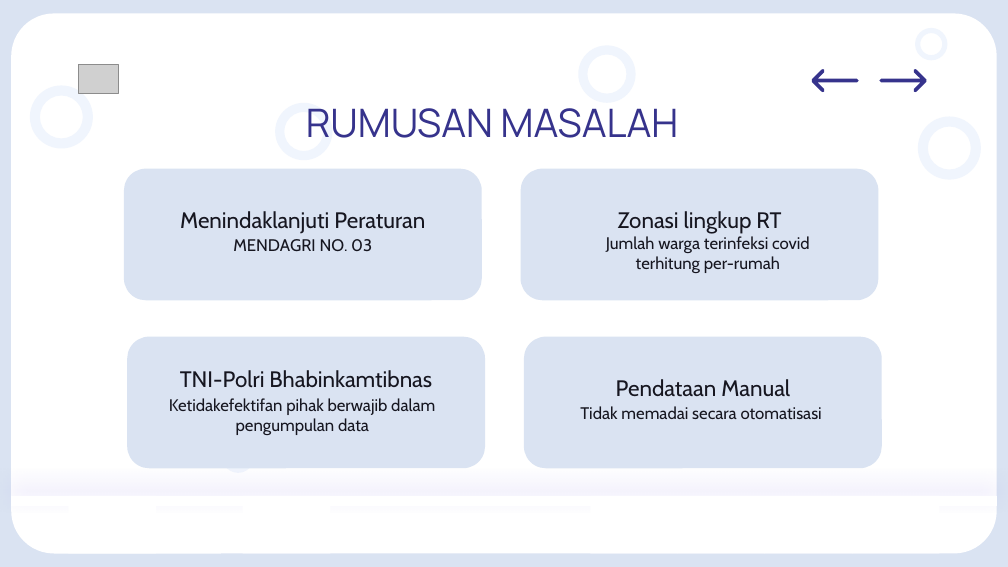
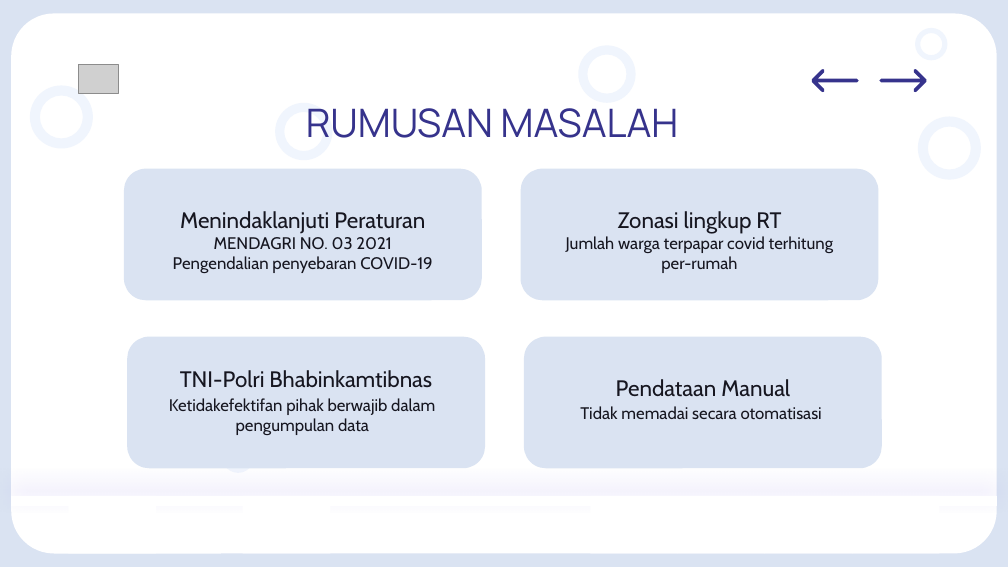
Before and after one commit to syaifurplus/lomba-hitech, a slide deck: slide 2 of PPT/Chatbot Planner Hi-Tech.pptx. Drawn at 1008x567 pixels with LibreOffice and Linux fonts; fonts in the diff are those of the drawing; grey boxes stand for pictures. Boxes give left, top, right and bottom in pixels: in the first picture for what was removed or moved away, otherwise in the second. Text is boxed around its words. In the diff, an @@ line names an element or a change of style, - is before the commit and + after.

```diff
--- a/PPT/Chatbot Planner Hi-Tech.pptx
+++ b/PPT/Chatbot Planner Hi-Tech.pptx
@@ text at bbox=[173, 237, 432, 273]: text changed @@
-MENDAGRI NO. 03
+MENDAGRI NO. 03 2021
+Pengendalian penyebaran COVID-19
@@ text at bbox=[566, 236, 833, 273]: text changed @@
-Jumlah warga terinfeksi covid terhitung per-rumah
+Jumlah warga terpapar covid terhitung per-rumah
```
Also in this commit, not shown: 7 other slides changed, 2 slides added, 2 other files.
